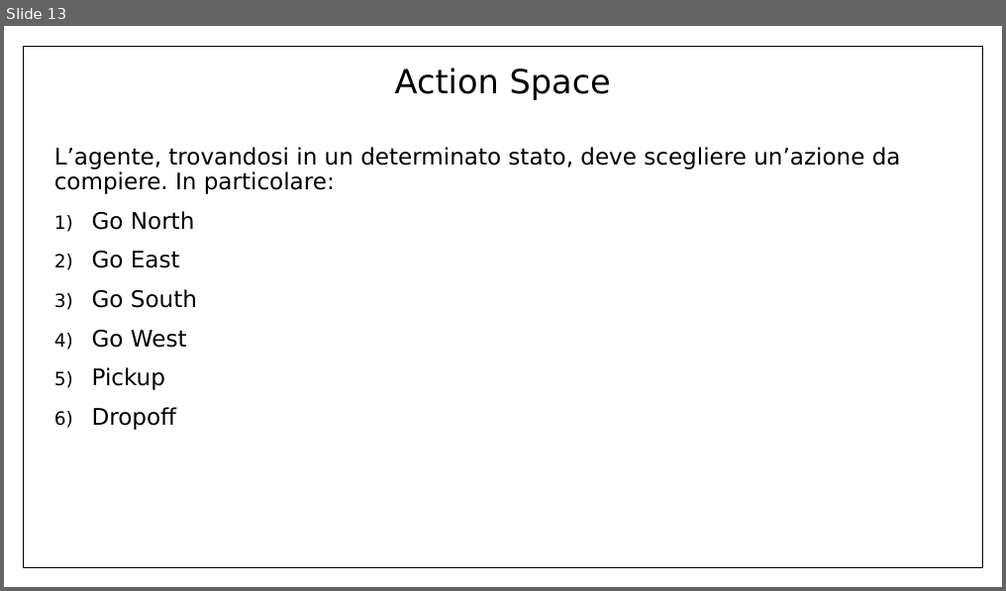
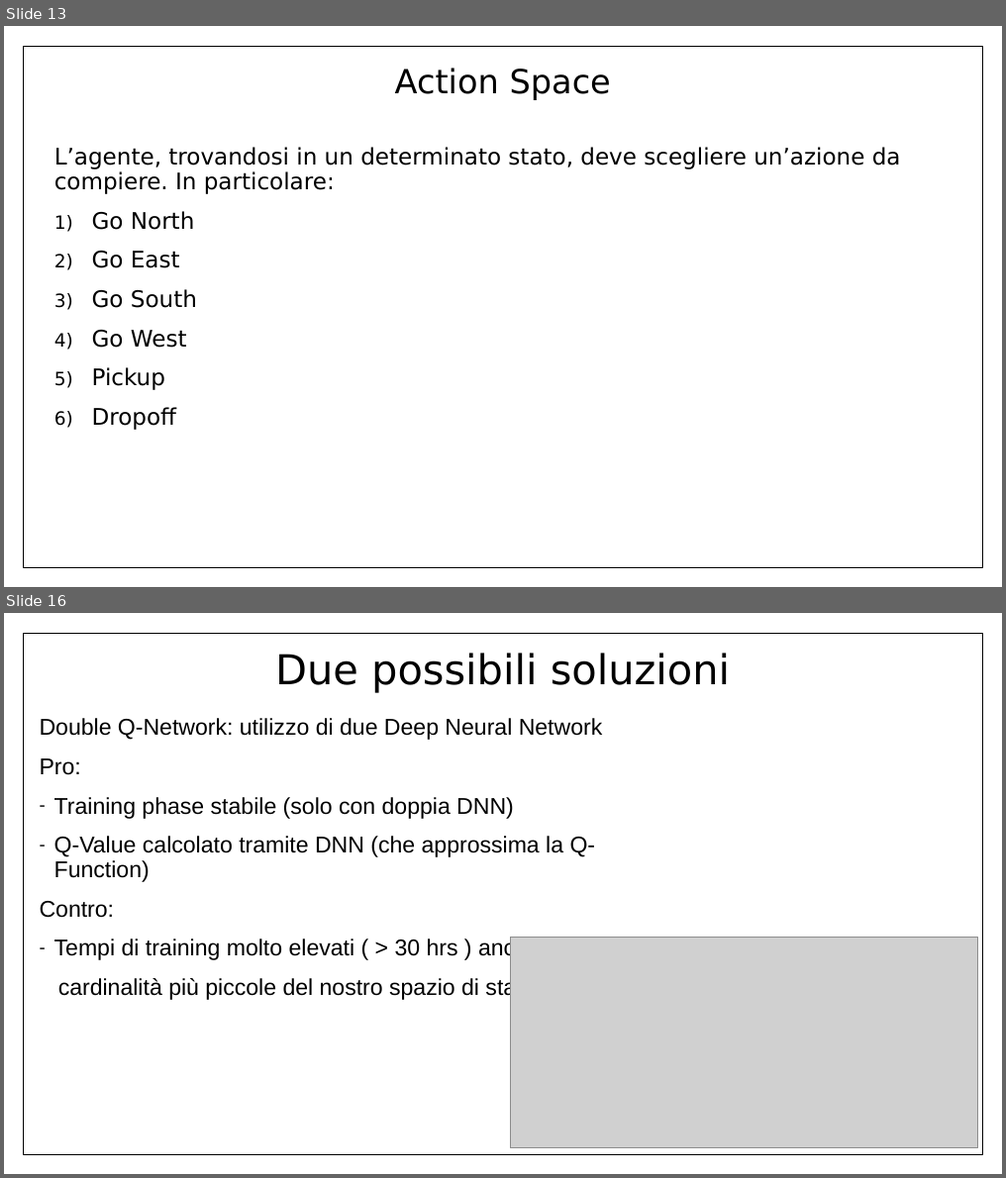
Before and after one commit to Ale1991/IntelligentSystemsLab, a slide deck: Presentazione_RLBrain.pptx. Shown one above the other, each under a label of ours: slide 13 before the commit, slides 13 and 16 after it; the slides between them are not shown. The pictures are 1006x591 and 1006x1178 pixels, drawn with LibreOffice and Linux fonts; fonts in the diff are those of the drawing; grey boxes stand for pictures. Boxes give left, top, right and bottom in pixels: in the first picture for what was removed or moved away, otherwise in the second. Text is boxed around its words. In the diff, an @@ line names an element or a change of style, - is before the commit and + after.

```diff
--- a/Presentazione_RLBrain.pptx
+++ b/Presentazione_RLBrain.pptx
@@ slide 16 added at bbox=[4, 613, 1002, 1174], background #FFFFFF @@
@@ rectangle added at bbox=[23, 633, 982, 1155], fill #FFFFFF, outline #000000 1 pt @@
@@ title added at bbox=[275, 653, 730, 693], 39.6 pt, text #000000 @@
+Due possibili soluzioni
@@ text added at bbox=[40, 718, 603, 1001], 22 pt, text #000000 @@
+Double Q-Network: utilizzo di due Deep Neural Network
+Pro:
+– Training phase stabile (solo con doppia DNN)
+– Q-Value calcolato tramite DNN (che approssima la Q-Function)
+Contro:
+– Tempi di training molto elevati ( > 30 hrs ) anche per
+cardinalità più piccole del nostro spazio di stato
@@ picture added at bbox=[510, 937, 978, 1149] @@
```
Also in this commit, not shown: 6 slides changed, 5 other slides added, 2 slides removed.
